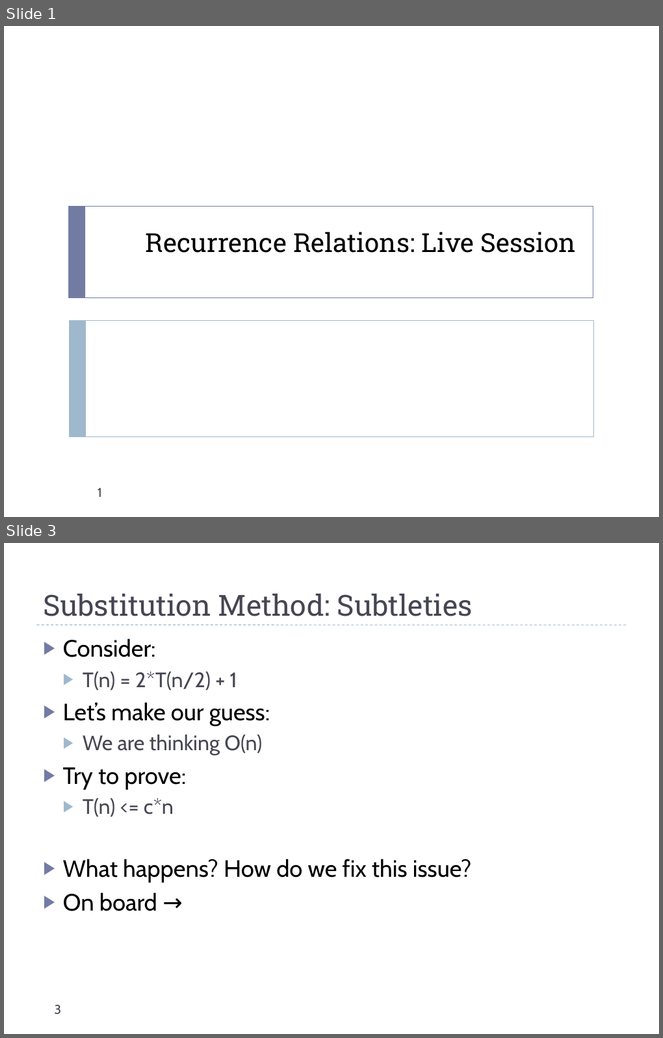
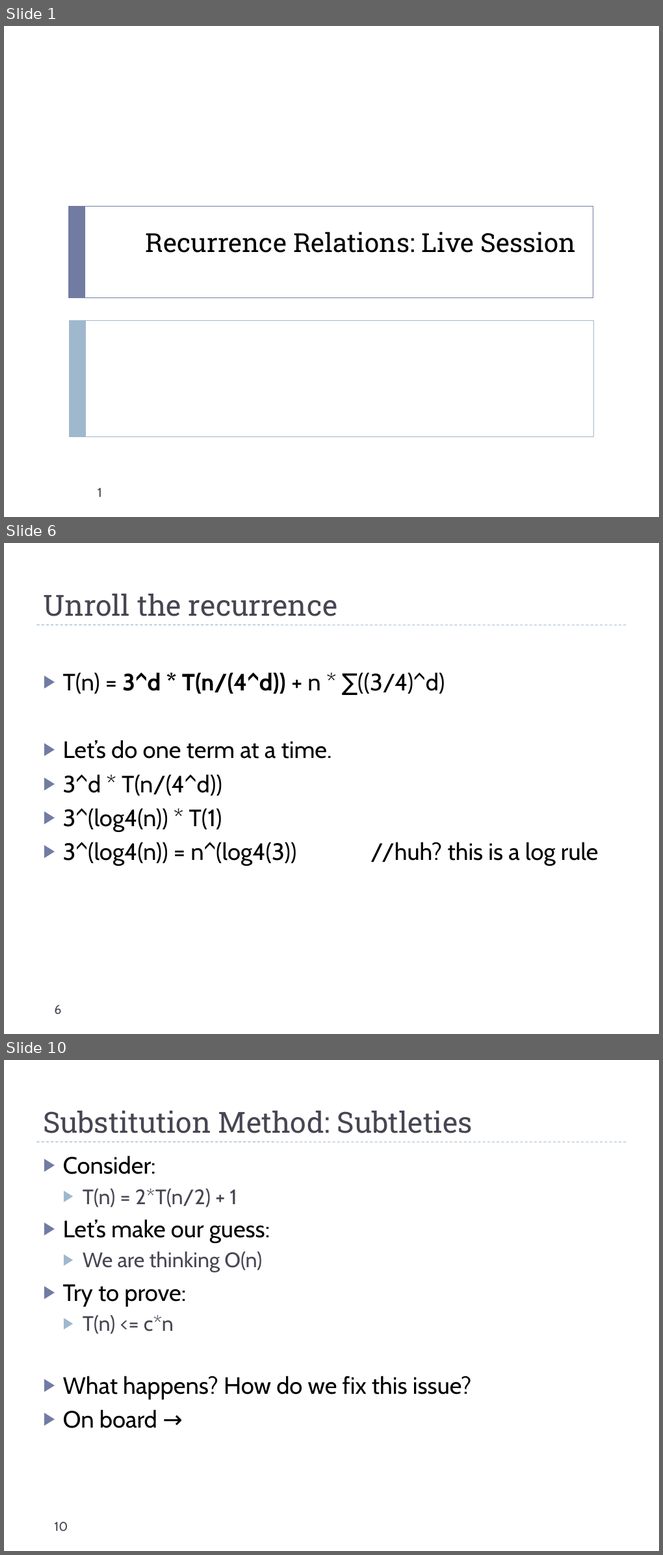
Before and after one commit to uva-cs/cs4102-f21, a slide deck: slides/recurrences_live.pptx. Shown one above the other, each under a label of ours: slides 1 and 3 before the commit, slides 1, 6 and 10 after it; the slides between them are not shown. The pictures are 663x1038 and 663x1555 pixels, drawn with LibreOffice and Linux fonts; fonts in the diff are those of the drawing. Boxes give left, top, right and bottom in pixels: in the first picture for what was removed or moved away, otherwise in the second. Text is boxed around its words. In the diff, an @@ line names an element or a change of style, - is before the commit and + after.

```diff
--- a/slides/recurrences_live.pptx
+++ b/slides/recurrences_live.pptx
@@ slide 6 added at [4,543,659,1034], background #FFFFFF; not listed: 1 template element that a slide beside it also shows @@
@@ title added at [43,594,337,616], 32 pt, text #464653 @@
+Unroll the recurrence
@@ text added at [63,672,599,865], 26 pt, text #000000 @@
+▶ T(n) = 3^d * T(n/(4^d)) + n * ∑((3/4)^d)
+▶ Let’s do one term at a time.
+▶ 3^d * T(n/(4^d))
+▶ 3^(log4(n)) * T(1)
+▶ 3^(log4(n)) = n^(log4(3)) //huh? this is a log rule
@@ page number added at [54,1005,61,1015], 14 pt, text #464653 @@
+6
@@ what was slide 3 is now slide 10 @@
@@ page number at [54,1522,68,1532]: text changed @@
-3
+10
```
Also in this commit, not shown: 3 slides changed, 12 other slides added, 1 slide removed, 1 other file.
